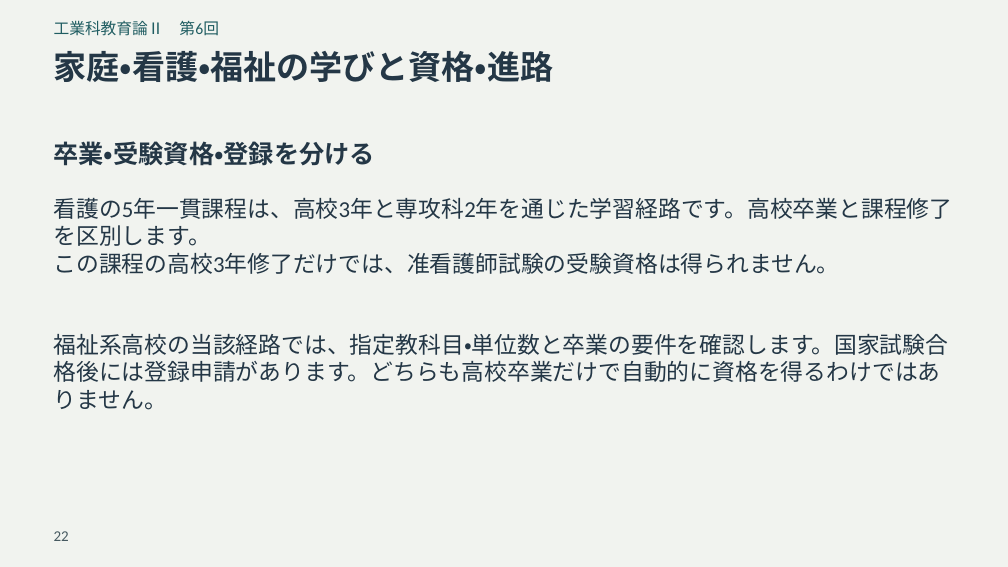
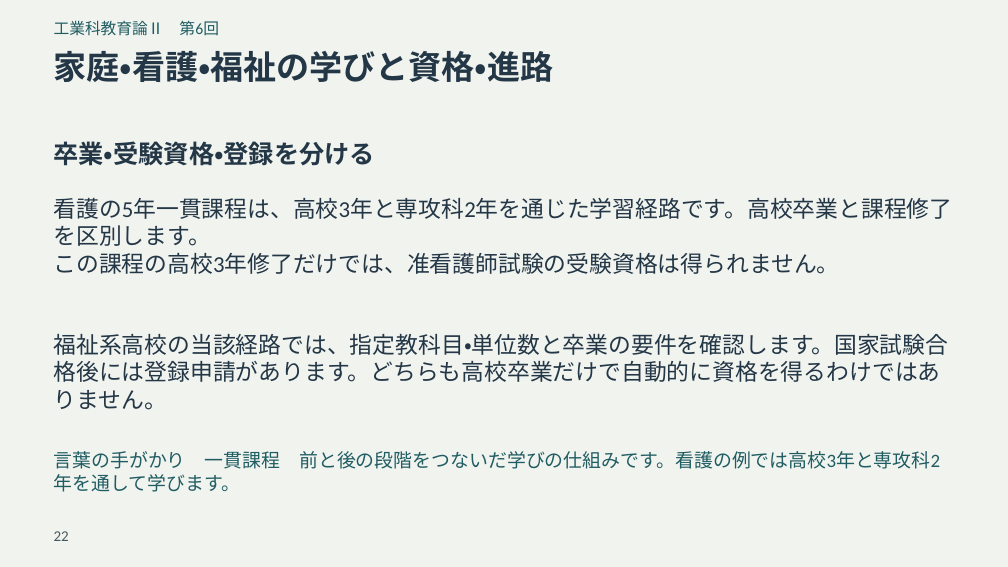
Before and after one commit to zooc-14calbp/industrial-education-ii, a slide deck: slide 22 of reorganized/20261105/expanded/slides.pptx. Drawn at 1008x567 pixels with LibreOffice and Linux fonts; fonts in the diff are those of the drawing. Boxes give left, top, right and bottom in pixels: in the first picture for what was removed or moved away, otherwise in the second. Text is boxed around its words. In the diff, an @@ line names an element or a change of style, - is before the commit and + after.

```diff
--- a/reorganized/20261105/expanded/slides.pptx
+++ b/reorganized/20261105/expanded/slides.pptx
@@ text added at (x1=54, y1=451, x2=940, y2=469), 18 pt, text #205D62 @@
+言葉の手がかり 一貫課程 前と後の段階をつないだ学びの仕組みです。看護の例では高校3年と専攻科2年を通して学びます。
```
Also in this commit, not shown: 15 other slides changed, 30 other files.
